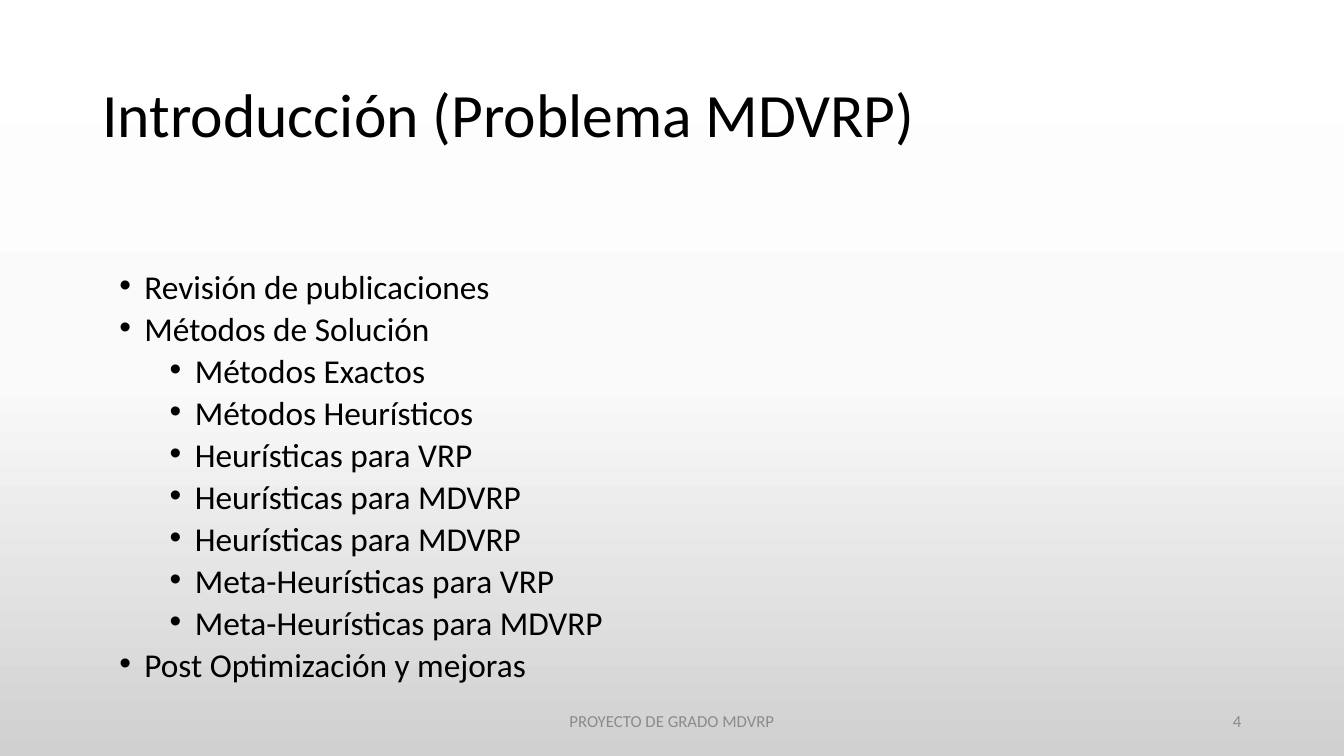
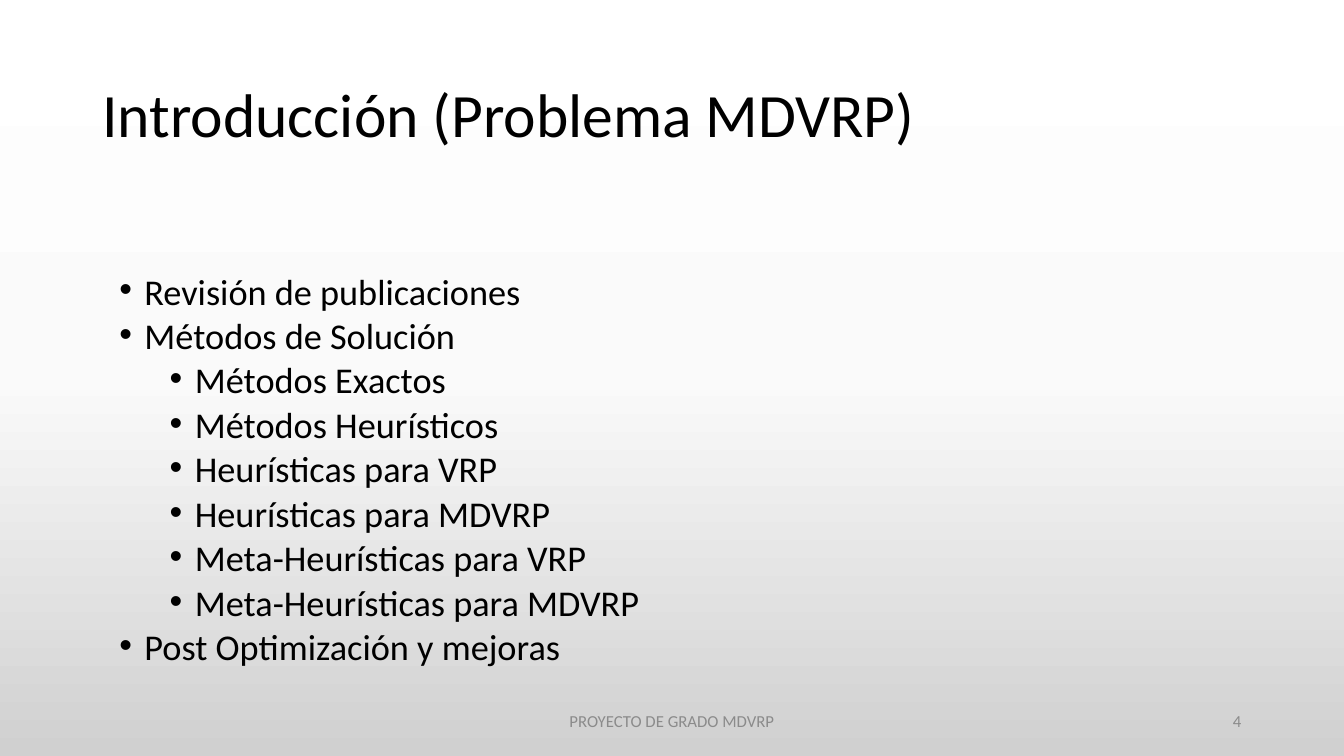
Before and after one commit to urubusale/proyvrp, a slide deck: slide 4 of Version/Documentación/MDVRP.pptx. Drawn at 1344x756 pixels with LibreOffice and Linux fonts; fonts in the diff are those of the drawing. Boxes give left, top, right and bottom in pixels: in the first picture for what was removed or moved away, otherwise in the second. Text is boxed around its words. In the diff, an @@ line names an element or a change of style, - is before the commit and + after.

```diff
--- a/Version/Documentación/MDVRP.pptx
+++ b/Version/Documentación/MDVRP.pptx
@@ text "Revisión de publicaciones" at [144,279,639,667]: size 23.8 to 25.9 pt @@
@@ text at [195,528,521,557]: paragraph removed @@
-    • Heurísticas para MDVRP
```
Also in this commit, not shown: 2 other slides changed.
